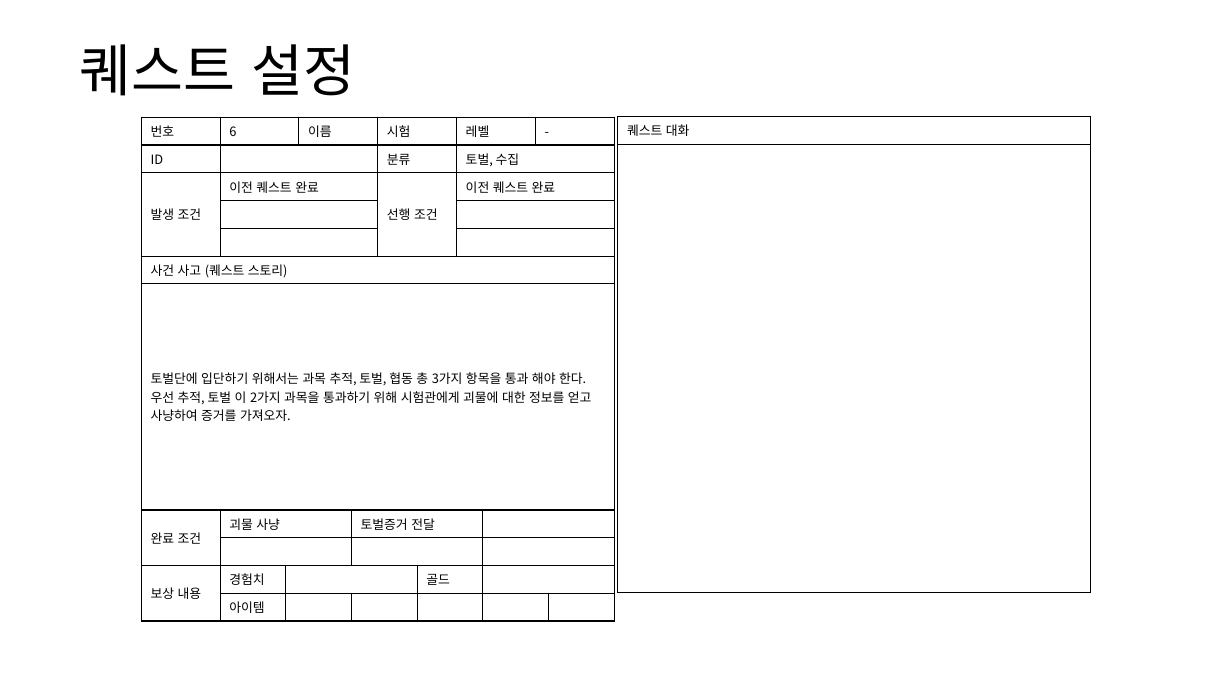
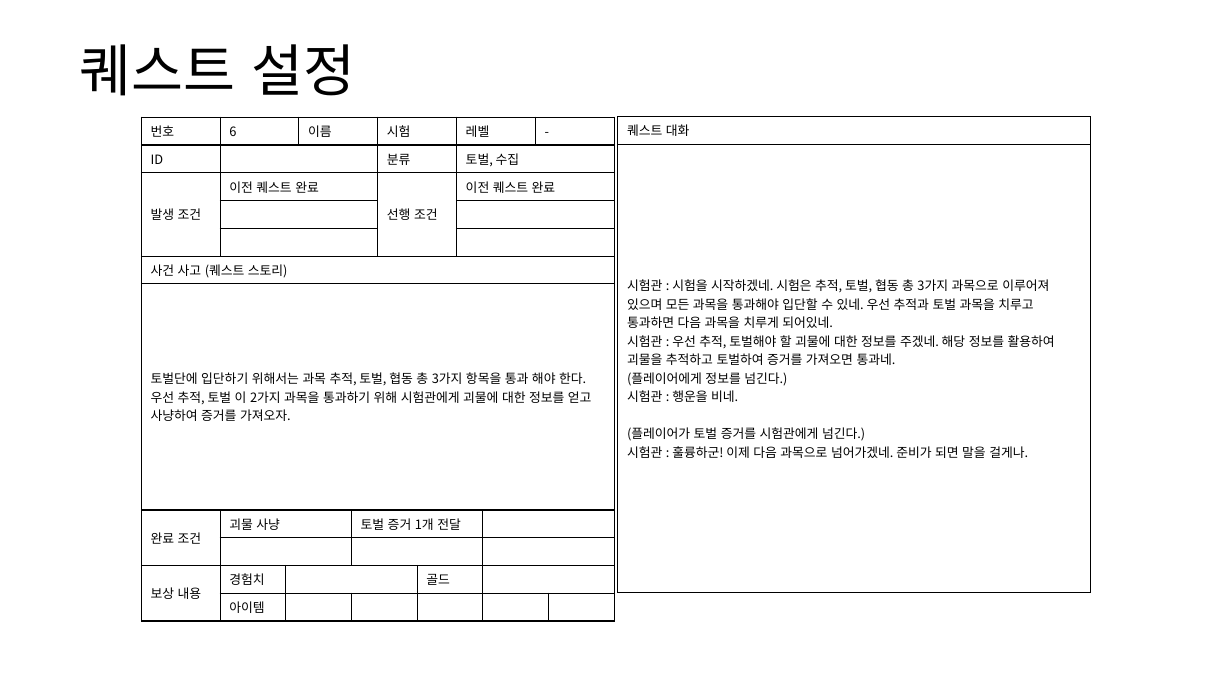
Before and after one commit to yjk0401/unityenginebasic_9th, a slide deck: slide 23 of 기획/퀘스트(메인) 기획서.pptx (slide 26 before the commit). Drawn at 1232x693 pixels with LibreOffice and Linux fonts; fonts in the diff are those of the drawing. Boxes give left, top, right and bottom in pixels: in the first picture for what was removed or moved away, otherwise in the second. Text is boxed around its words. In the diff, an @@ line names an element or a change of style, - is before the commit and + after.

```diff
--- a/기획/퀘스트(메인) 기획서.pptx
+++ b/기획/퀘스트(메인) 기획서.pptx
@@ table at (141,117,614,617) @@
-row 8, column 5: 토벌증거 전달
+row 8, column 5: 토벌 증거 1개 전달
@@ table at (618,116,1092,590) @@
-row 2, column 1: 
+row 2, column 1: 시험관 : 시험을 시작하겠네. 시험은 추적, 토벌, 협동 총 3가지 과목으로 이루어져 있으며 모든 과목을 통과해야 입단할 수 있네. 우선 추적과 토벌 과목을 치루고 통과하면 다음 과목을 치루게 되어있네. / 시험관 : 우선 추적, 토벌해야 할 괴물에 대한 정보를 주겠네. 해당 정보를 활용하여 괴물을 추적하고 토벌하여 증거를 가져오면 통과네. / (플레이어에게 정보를 넘긴다.) / 시험관 : 행운을 비네. / (플레이어가 토벌 증거를 시험관에게 넘긴다.) / 시험관 : 훌륭하군! 이제 다음 과목으로 넘어가겠네. 준비가 되면 말을 걸게나.
```
Also in this commit, not shown: 15 other slides changed, 3 slides removed, 3 other files.
